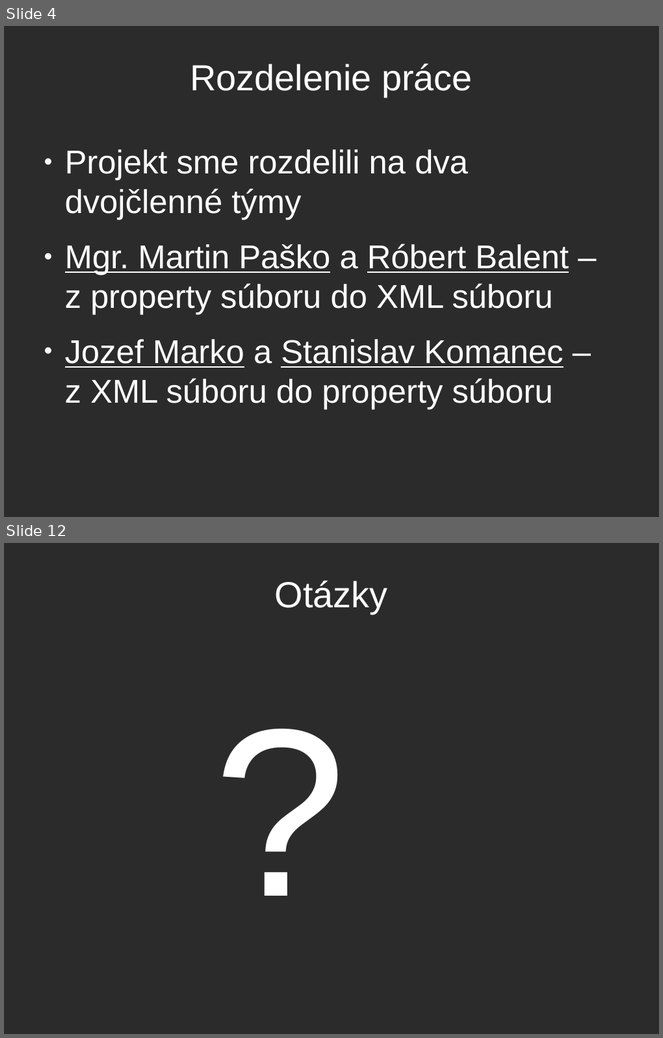
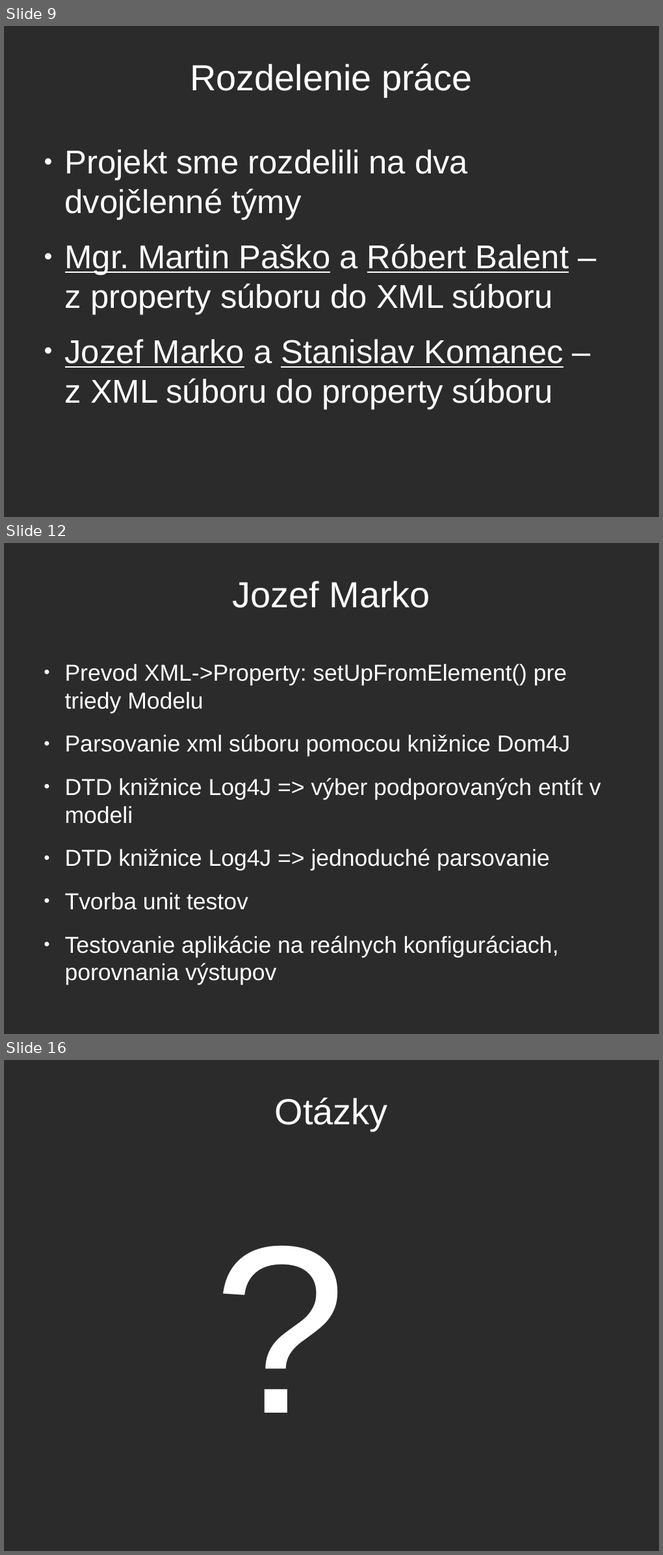
Before and after one commit to balent/Log4j-Convert-Configuration, a slide deck: prezentacia/log4j.odp. Shown one above the other, each under a label of ours: slides 4 and 12 before the commit, slides 9, 12 and 16 after it; the slides between them are not shown. The pictures are 663x1038 and 663x1555 pixels, drawn with LibreOffice and Linux fonts; fonts in the diff are those of the drawing; background and template pictures are left out; a plain dark background stands for a picture behind light text. Boxes give left, top, right and bottom in pixels: in the first picture for what was removed or moved away, otherwise in the second. Text is boxed around its words. In the diff, an @@ line names an element or a change of style, - is before the commit and + after.

```diff
--- a/prezentacia/log4j.odp
+++ b/prezentacia/log4j.odp
@@ slide 12 added at [4, 543, 659, 1034], background picture (left out) @@
@@ title added at [233, 581, 430, 608], 44 pt, text #FFFFFF @@
+Jozef Marko
@@ text added at [65, 664, 601, 986], 28 pt, text #FFFFFF @@
+● Prevod XML->Property: setUpFromElement() pre triedy Modelu
+● Parsovanie xml súboru pomocou knižnice Dom4J
+● DTD knižnice Log4J => výber podporovaných entít v modeli
+● DTD knižnice Log4J => jednoduché parsovanie
+● Tvorba unit testov
+● Testovanie aplikácie na reálnych konfiguráciach, porovnania výstupov
@@ what was slide 4 is now slide 9 @@
@@ what was slide 12 is now slide 16 @@
```
Also in this commit, not shown: 4 slides changed, 3 other slides added.
